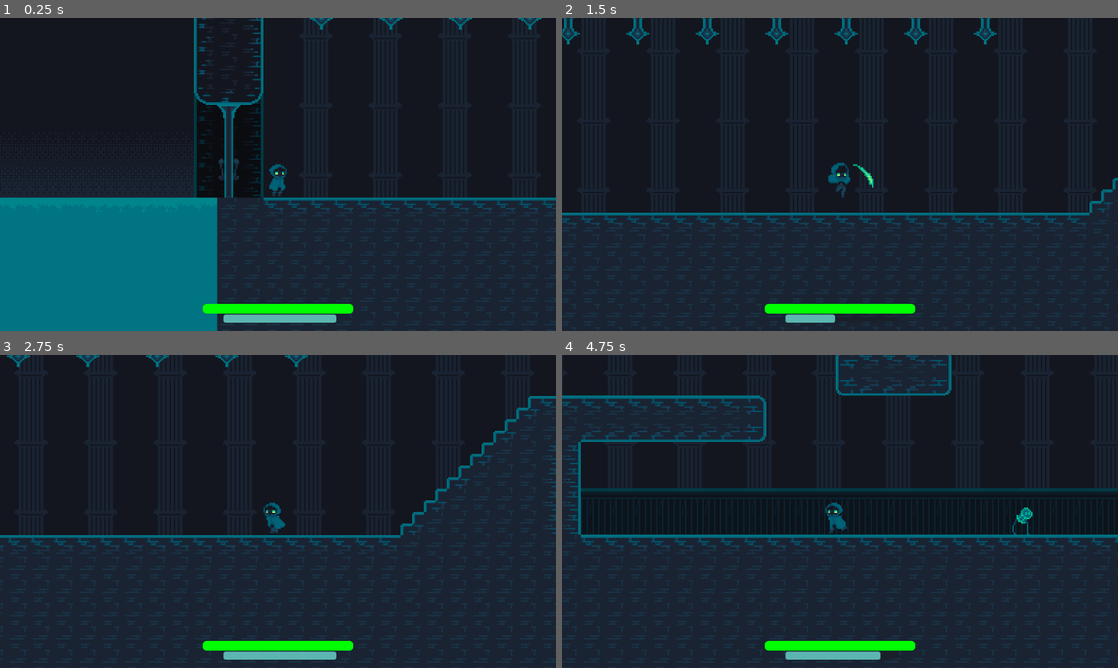
Above: before the commit, frames 1-4 (two rows, left to right).
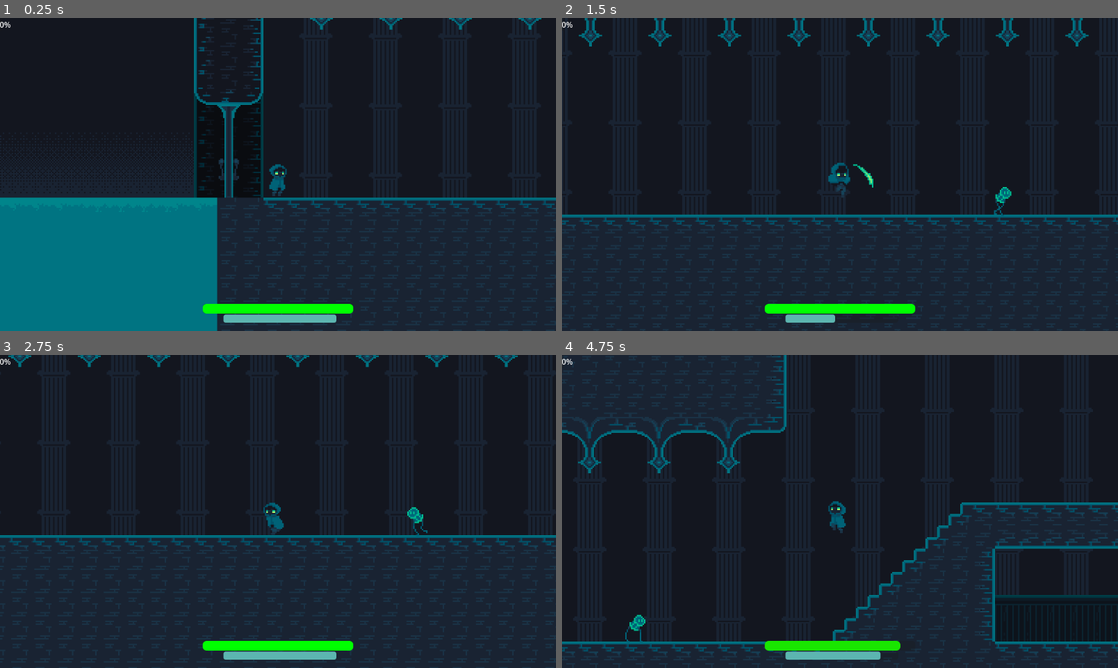
Above: after the commit, the same moments.

Repository: Samferos/code_game_jam_2025
Game: Godot game, scene res://scenes/level1.tscn
Same seed, same stepped clock (60 frames per second), same inputs: the game is played once before the commit and once after it.
Inputs:
- Up to frame 1 (0.25 s): no input
- Up to frame 2 (1.5 s): tap Enter at 0.5 s; hold D (right) from 0.53 s (still down); tap K (dash) at 0.6 s; tap Space (jump) at 0.77 s; tap J (slash) at 0.8, 1.35 s
- Up to frame 3 (2.75 s): tap Space (jump) at 1.52 s; tap K (dash) at 1.55, 2.1 s; release D (right) at 2.03 s; hold A (left) from 2.03 s (still down); tap J (slash) at 2.3 s
- Up to frame 4 (4.75 s): release A (left) at 2.78 s; hold D (right) 2.78-4.28 s; tap J (slash) at 2.85, 3.8, 4.35 s; tap Space (jump) at 3.02, 3.77, 4.52 s; tap K (dash) at 3.05, 3.6, 4.55 s; hold A (left) from 4.28 s (still down)

The runs differ from the first frame. In frame 1, less than 0.1% of the frame differs, in the area x 0-2%, y 1-4%; in frame 2, 4.2%; in frame 3, 2.6%; in frame 4, 14%, in the area x 0-100%, y 0-96%.

Commit message:
tamtam rework

Diff:
--- a/scenes/entity/player.tscn
+++ b/scenes/entity/player.tscn
@@ -1,9 +1,10 @@
-[gd_scene load_steps=23 format=3 uid="uid://diafd8q67jpwl"]
+[gd_scene load_steps=24 format=3 uid="uid://diafd8q67jpwl"]
 
 [ext_resource type="Script" path="res://scripts/player.gd" id="1_wklbj"]
 [ext_resource type="Texture2D" uid="uid://dvwgoovm1xrsp" path="res://assets/sprites/carl.png" id="2_b8aac"]
-[ext_resource type="PackedScene" path="res://scenes/health_bar.tscn" id="3_dgsgi"]
+[ext_resource type="PackedScene" uid="uid://bde6mn6mtrhuy" path="res://scenes/health_bar.tscn" id="3_dgsgi"]
 [ext_resource type="Script" path="res://scripts/dashbar.gd" id="4_fv3pd"]
+[ext_resource type="Script" path="res://scenes/entity/progress_bar.gd" id="5_orfxl"]
 
 [sub_resource type="CapsuleShape2D" id="CapsuleShape2D_g0lnx"]
 radius = 8.0
@@ -158,6 +159,7 @@
 collision_mask = 3
 safe_margin = 0.05
 script = ExtResource("1_wklbj")
+SPEED = 3.0
 
 [node name="hitbox" type="CollisionShape2D" parent="."]
 shape = SubResource("CapsuleShape2D_g0lnx")
@@ -177,6 +179,9 @@
 [node name="slashCooldown" type="Timer" parent="."]
 wait_time = 0.25
 one_shot = true
+
+[node name="invisibilityCooldown" type="Timer" parent="."]
+wait_time = 1.3
 
 [node name="HUD" type="CanvasLayer" parent="."]
 
@@ -218,3 +223,10 @@
 value = 18.03
 show_percentage = false
 script = ExtResource("4_fv3pd")
+
+[node name="ProgressBar" type="ProgressBar" parent="HUD"]
+offset_right = 4.0
+offset_bottom = 27.0
+script = ExtResource("5_orfxl")
+
+[connection signal="timeout" from="invisibilityCooldown" to="." method="_on_invisibility_cooldown_timeout"]
--- /dev/null
+++ b/scenes/entity/progress_bar.gd
@@ -0,0 +1,8 @@
+extends ProgressBar
+
+@onready var dashTimer = $"../../invisibilityCooldown"
+
+
+func _process(delta: float) -> void:
+	max_value = dashTimer.wait_time
+	value = max_value - dashTimer.time_left
--- a/scenes/entity/tamtam.tscn
+++ b/scenes/entity/tamtam.tscn
@@ -141,4 +141,3 @@
 [connection signal="body_exited" from="Area2D" to="." method="_on_area_2d_body_exited"]
 [connection signal="body_entered" from="AgroZone" to="." method="_on_agro_zone_body_entered"]
 [connection signal="body_exited" from="AgroZone" to="." method="_on_agro_zone_body_exited"]
-[connection signal="timeout" from="TimerDamage" to="." method="_on_timer_timeout"]
--- a/scenes/level1.tscn
+++ b/scenes/level1.tscn
@@ -30,7 +30,6 @@
 
 [node name="player" parent="." instance=ExtResource("2_1gvk2")]
 position = Vector2(58, 613)
-collision_mask = 3
 floor_constant_speed = true
 safe_margin = 0.2
 
@@ -40,7 +39,7 @@
 limit_bottom = 750
 
 [node name="tamtam" parent="." instance=ExtResource("3_jtsc6")]
-position = Vector2(725, 612)
+position = Vector2(340, 605)
 
 [node name="tamtam2" parent="." instance=ExtResource("3_jtsc6")]
 position = Vector2(820, 612)
--- a/scenes/level2.tscn
+++ b/scenes/level2.tscn
@@ -21,6 +21,8 @@
 
 [node name="player" parent="." instance=ExtResource("2_bvhow")]
 position = Vector2(-45, -90)
+CURRENT_HEALTH = 100
+SPEED = 0.1
 
 [node name="Camera2D" type="Camera2D" parent="player"]
 offset = Vector2(0, -5)
--- a/scripts/character.gd
+++ b/scripts/character.gd
@@ -1,10 +1,10 @@
 extends CharacterBody2D
 class_name Character
 
-var MAX_HEALTH = 100
-var CURRENT_HEALTH = MAX_HEALTH
+@export var MAX_HEALTH = 100
+@export var CURRENT_HEALTH = MAX_HEALTH
 
-const SPEED = 5.0
+@export var SPEED = 5.0
 const RATIO = 1_000
 const RATIO_SQUARED = RATIO*RATIO
 const AIR_CONTROL = 0.14
--- a/scripts/hurtbox.gd
+++ b/scripts/hurtbox.gd
@@ -6,3 +6,4 @@
 	if is_in_group("player"):
 		if target.is_in_group("enemy"):
 			target.take_damage(damage)
+			target.take_knockback(Vector2(target.DIRECTION*10*-50000,0))
--- a/scripts/player.gd
+++ b/scripts/player.gd
@@ -1,10 +1,6 @@
 extends "res://scripts/character.gd"
 
 class_name Player
-
-
-
-
 
 @onready var SpriteSheet : AnimatedSprite2D = $sprite
 var slash = preload("res://assets/fx/slash.tscn")
@@ -14,6 +10,8 @@
 
 @onready var health_bar: ProgressBar = $HUD/healthbar
 @onready var cooldown_timer = $dashCooldown
+@onready var invisibility_cooldown: Timer = $invisibilityCooldown
+
 var DashUnlocked = true
 
 func _ready() -> void:
@@ -24,13 +22,20 @@
 	collision_layer = 0
 	collision_mask = 0
 
+func take_damage(damage):
+	if invisibility_cooldown.is_stopped():
+		super.take_damage(damage)
+		health_bar.update_health(CURRENT_HEALTH)
 
 
-
+func take_knockback(kb):
+	if invisibility_cooldown.is_stopped():
+		super.take_knockback(kb)
+		invisibility_cooldown.start()
 func _physics_process(delta: float) -> void:
 
 	var direction = Vector2(int(Input.is_action_pressed("right")) - int(Input.is_action_pressed("left")), int(Input.is_action_pressed("down")) - int(Input.is_action_pressed("up")))
-	Move((Vector2(direction.x,clampf(direction.y,0,1))))
+	Move(Vector2(direction.x,clampf(direction.y,0,1)))
 	if Velocity.y > 0:
 		State = CharacterStatus.FALLING
 
@@ -62,9 +67,8 @@
 		if $slashCooldown.is_stopped():
 			attack()
 
+	super._physics_process(delta)
 
-
-	super._physics_process(delta)
 
 func _process(_delta) -> void:
 	if CURRENT_HEALTH <= 0:
@@ -92,11 +96,6 @@
 	else:
 		SpriteSheet.flip_h = false
 
-
-
-	health_bar.visible = true
-
-
 func attack():
 	$slashCooldown.start()
 	var slash_instance : AnimatedSprite2D = slash.instantiate()
@@ -110,6 +109,7 @@
 	slash_instance.animation_finished.connect(
 		func(): slash_instance.queue_free()
 		)
+
 
 func Dash(direction : Vector2) -> void:
 	if cooldown_timer.is_stopped() and DashUnlocked:
@@ -130,3 +130,6 @@
 	RIGHT,
 	LEFT
 }
+
+func _on_invisibility_cooldown_timeout() -> void:
+	invisibility_cooldown.stop()
--- a/scripts/tamtam.gd
+++ b/scripts/tamtam.gd
@@ -1,21 +1,18 @@
-extends Node2D
+extends Character
 class_name Enemy
 
-const MAX_HEALTH = 100
-var CURRENT_HEALTH = MAX_HEALTH
-const SPEED = 40
-var DIRECTION = 1
+var DIRECTION = 0.1
 var DAMAGE = 10
 
-var player = null
+var player : Player = null
 var player_inside = null
 
 @onready var ray_cast_left: RayCast2D = $Area2D/RayCastLeft
 @onready var ray_cast_right: RayCast2D = $Area2D/RayCastRight
 @onready var animated_sprite: AnimatedSprite2D = $AnimatedSprite2D
 @onready var health_bar = $AnimatedSprite2D/ProgressBar
-@onready var timer: Timer = $TimerDamage
 @onready var area_2d: Area2D = $Area2D
+
 
 func _ready() -> void:
 	animated_sprite.flip_h = true
@@ -28,57 +25,51 @@
 		move_toward_player(delta)
 	else:
 		patrol(delta)
+	if player_inside:
+		_on_area_2d_body_entered(player)
 
 func patrol(delta: float) -> void:
 	if ray_cast_left.is_colliding():
 		animated_sprite.flip_h = true
-		DIRECTION = 1
+		DIRECTION = 0.1
 	if ray_cast_right.is_colliding():
 		animated_sprite.flip_h = false
-		DIRECTION = -1
-	position.x += delta * SPEED * DIRECTION
+		DIRECTION = -0.1
+	Move(Vector2(DIRECTION,0))
 
 func move_toward_player(delta: float) -> void:
 	if ray_cast_left.is_colliding() or ray_cast_right.is_colliding():
 		patrol(delta)
 	if player.global_position.x < global_position.x:
-		DIRECTION = -1
+		DIRECTION = -0.1
 		animated_sprite.flip_h = false
 	else:
-		DIRECTION = 1
+		DIRECTION = 0.1
 		animated_sprite.flip_h = true
-	position.x += delta * SPEED * DIRECTION
+	Move(Vector2(DIRECTION,0))
 
 
 func take_damage(damage):
-	CURRENT_HEALTH -= damage
+	super.take_damage(damage)
 	health_bar.update_health(CURRENT_HEALTH)
 
+func take_knockback(kb):
+	super.take_knockback(kb)
 
 func _on_agro_zone_body_entered(body: Node2D) -> void:
 	if body is Player:
 		player = body
 
-
 func _on_agro_zone_body_exited(body: Node2D) -> void:
 	if body is Player:
 		player = null
 
-
 func _on_area_2d_body_entered(body: Node2D) -> void:
-	if body is Player and body.has_method("take_damage") and timer.is_stopped():
+	if body is Player:
 		body.take_damage(DAMAGE)
-		body.take_knockback(position.move_toward(body.position, 1.0) * 50 * DIRECTION)
+		body.take_knockback(position.move_toward(body.position, 1.0) * 2000 * DIRECTION)
 		player_inside = true
-		timer.start()
 
 func _on_area_2d_body_exited(body: Node2D) -> void:
 	if body is Player:
 		player_inside = false
-
-func _on_timer_timeout() -> void:
-	if player_inside:
-		if player and player.has_method("take_damage"):
-			player.take_damage(DAMAGE)
-	else:
-		timer.stop()
Not shown: 1 places in scenes/entity/tamtam.tscn that only renumber resources
Not shown: 1 places in scenes/level1.tscn that only renumber resources
